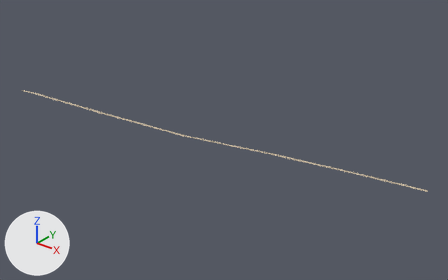
Two versions of the glTF model assets/malta/countryside/farm_-4_-8_track.glb, one commit apart.
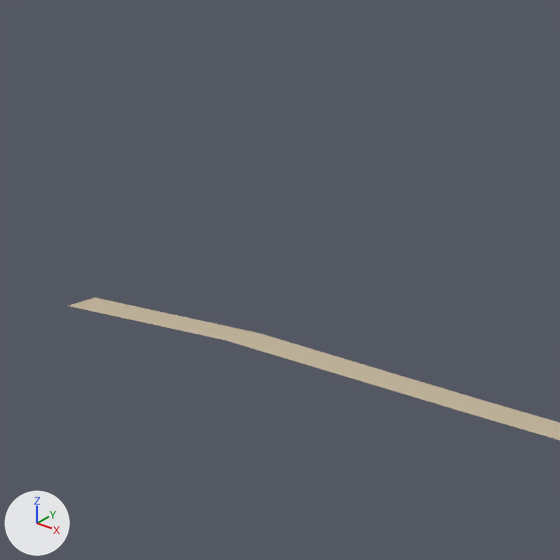
There are two pictures of each version: one whole from a 50 mm lens placed at (819.0, -438.4, 309.3), pointed at (514.5, -57.7, 73.3), one close up on the part from 3% to 14% of the width and 23% to 40% of the height. Lighting does not change. The marker at lower left points along +X, +Y and +Z. The last two pictures show the newer version. Vertices at exactly the same position are counted once.

In view in the first close-up: 'geometry_0'.
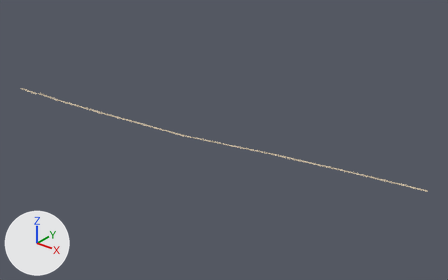
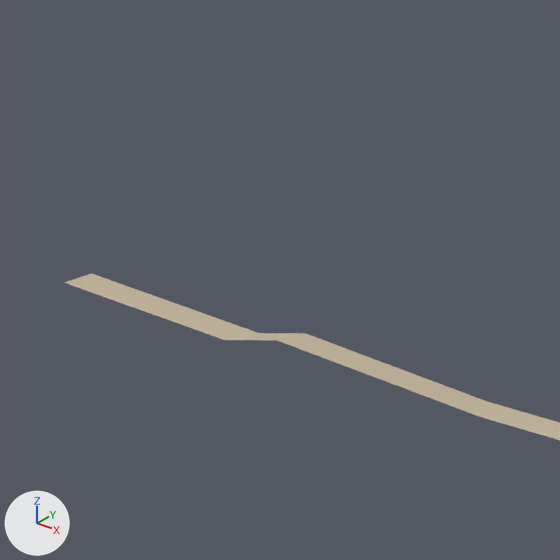
What differs and where, as boxes [x1, y1, x2, y2] in the close-ups (560 x 560 px):
```json
{"object": "geometry_0", "change": "reshaped", "before": [68, 298, 560, 440], "after": [64, 273, 560, 440]}
{"part": 1, "of": "me_geometry_0", "change": "built on", "before": [68, 298, 486, 416], "after": [64, 273, 486, 416]}
```

Scene script edits in JSON lines:
```json
{"block": "me_geometry_0", "where": "# used by ob_geometry_0; location = (0.0, 0.0, 0.0)"}
{"block": "me_geometry_0", "where": "# verts and faces of me_geometry_0; kept vertices keep their numbers, new ones are numbered from 22"}
{"block": "me_geometry_0", "where": "# before: 11 (346.0, -106.0, 83.0) at pixel (480, 417), 13 (343.0, -103.0, 83.0) at pixel (486, 401), 14 (303.0, -112.0, 85.0) at pixel (95, 297), 15 (303.0, -115.0, 85.0) at pixel (67, 305), 16 (320.0, -112.0, 85.0) at pixel (224, 340)"}
{"block": "me_geometry_0", "where": "# before: 17 (320.0, -108.0, 85.0) at pixel (259, 333)"}
{"op": "remove", "block": "me_geometry_0", "code": "me_geometry_0.from_pydata(...)  # 22 vertices, 20 faces; spans x 303.0..686.0, y -115.0..-25.0, z 70.0..85.0"}
{"op": "add", "block": "me_geometry_0", "code": "me_geometry_0.from_pydata(...)  # 24 vertices, 22 faces; spans x 303.0..686.0, y -115.0..-25.0, z 70.0..87.0"}
{"block": "me_geometry_0", "change": "me_geometry_0 part 1"}
{"op": "add", "block": "me_geometry_0", "code": "delete_faces([(11, 13, 16), (13, 17, 16)])"}
{"op": "add", "block": "me_geometry_0", "code": "verts[14] = (303.0, -112.0, 87.0)  # moved, pixel (91, 273)"}
{"op": "add", "block": "me_geometry_0", "code": "verts[15] = (303.0, -115.0, 87.0)  # moved, pixel (63, 282)"}
{"op": "add", "block": "me_geometry_0", "code": "verts[22] = (326.0, -110.0, 86.0)  # pixel (276, 340)"}
{"op": "add", "block": "me_geometry_0", "code": "verts[23] = (325.0, -107.0, 85.0)  # pixel (305, 333)"}
{"op": "add", "block": "me_geometry_0", "code": "faces += [(16, 22, 17), (17, 22, 23), (11, 13, 22), (13, 23, 22)]"}
```
